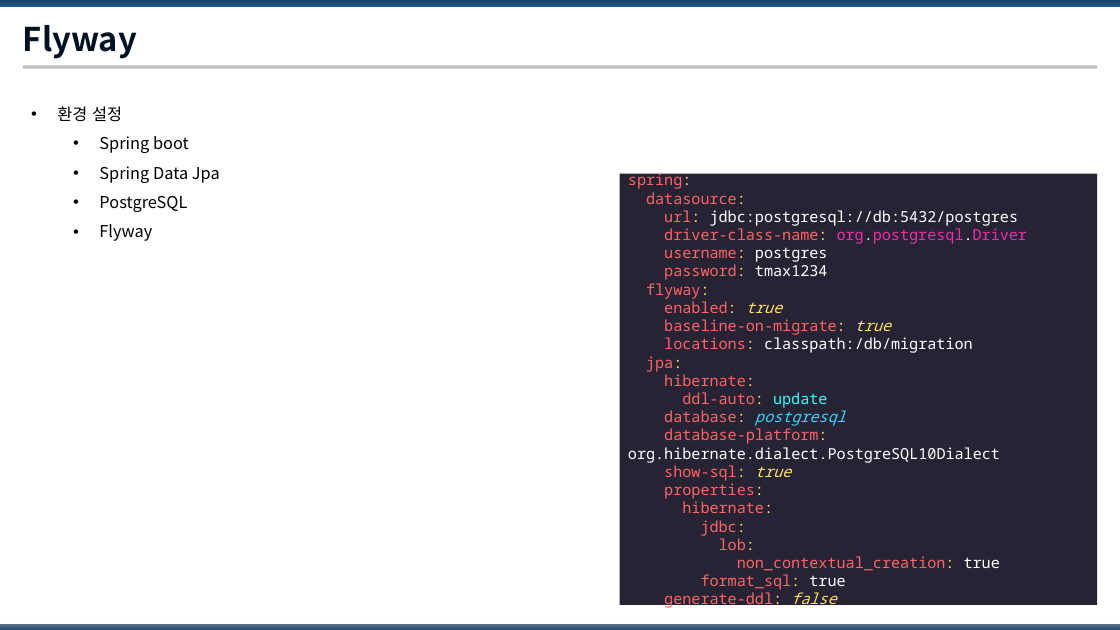
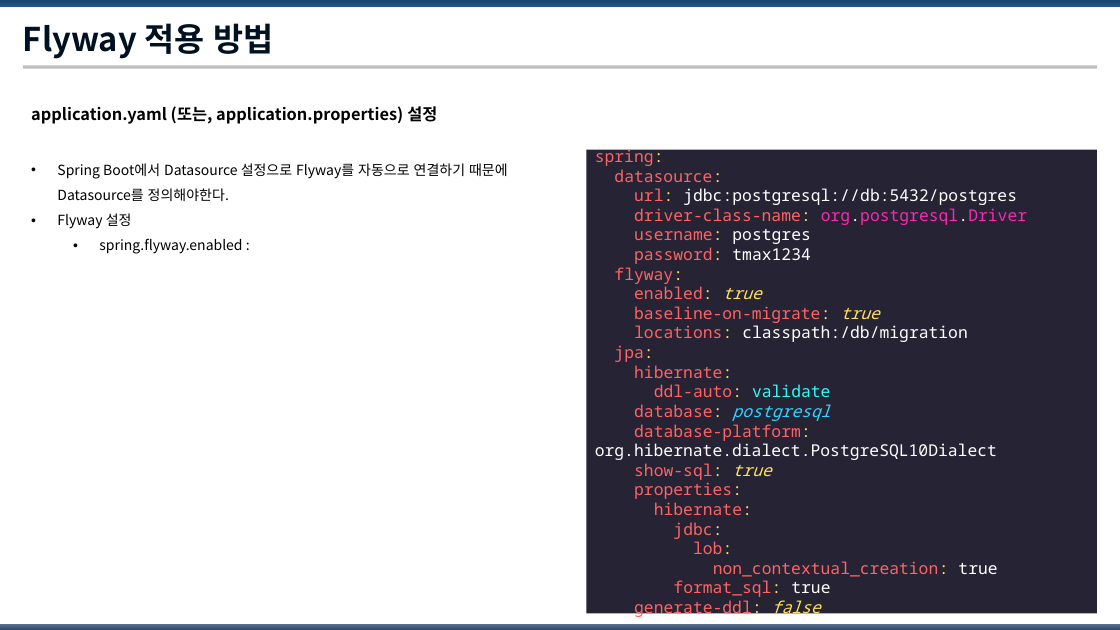
Before and after one commit to Park-Seung-Hun/flyway-test, a slide deck: slide 9 of Database Migration Tool.pptx. Drawn at 1120x630 pixels with LibreOffice and Linux fonts; fonts in the diff are those of the drawing. Boxes give left, top, right and bottom in pixels: in the first picture for what was removed or moved away, otherwise in the second. Text is boxed around its words. In the diff, an @@ line names an element or a change of style, - is before the commit and + after.

```diff
--- a/Database Migration Tool.pptx
+++ b/Database Migration Tool.pptx
@@ title at (x1=23, y1=23, x2=273, y2=59): text changed @@
-Flyway
+Flyway 적용 방법
@@ text at (x1=31, y1=106, x2=508, y2=254): text changed; size 14 to 12 pt @@
-• 환경 설정
-  • Spring boot
-  • Spring Data Jpa
-  • PostgreSQL
-  • Flyway
+application.yaml (또는, application.properties) 설정
+• Spring Boot에서 Datasource 설정으로 Flyway를 자동으로 연결하기 때문에 Datasource를 정의해야한다.
+• Flyway 설정
+  • spring.flyway.enabled :
@@ rectangle "spring: datasource: url: jdbc:postgresql://db:5432/postgres  ..." resized from (x1=620, y1=174, x2=1097, y2=605) to (x1=586, y1=150, x2=1097, y2=613) @@
@@ text in rectangle at (x1=595, y1=147, x2=1027, y2=619): text changed; size 13 to 14 pt @@
-spring:
-datasource:
-url: jdbc:postgresql://db:5432/postgres
-driver-class-name: org.postgresql.Driver
-username: postgres
-password: tmax1234
-flyway:
-enabled: true
-baseline-on-migrate: true
-locations: classpath:/db/migration
-jpa:
-hibernate:
-ddl-auto: update
-database: postgresql
-database-platform: org.hibernate.dialect.PostgreSQL10Dialect
-show-sql: true
-properties:
-hibernate:
-jdbc:
-lob:
-non_contextual_creation: true
-format_sql: true
-generate-ddl: false
+spring:
+datasource:
+url: jdbc:postgresql://db:5432/postgres
+driver-class-name: org.postgresql.Driver
+username: postgres
+password: tmax1234
+flyway:
+enabled: true
+baseline-on-migrate: true
+locations: classpath:/db/migration
+jpa:
+hibernate:
+ddl-auto: validate
+database: postgresql
+database-platform: org.hibernate.dialect.PostgreSQL10Dialect
+show-sql: true
+properties:
+hibernate:
+jdbc:
+lob:
+non_contextual_creation: true
+format_sql: true
+generate-ddl: false
```
Also in this commit, not shown: 8 other slides changed, 2 slides added, 3 slides removed, 3 other files.
